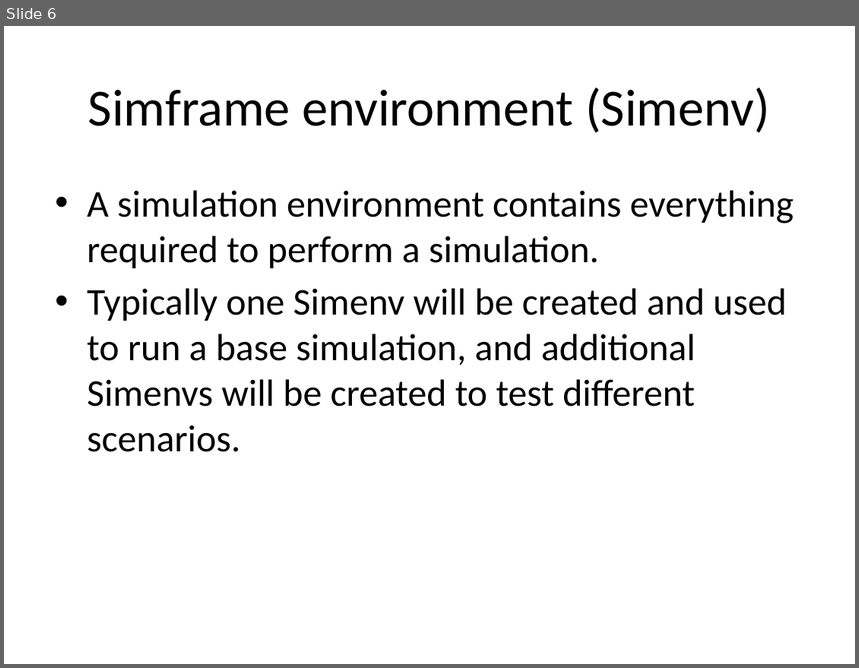
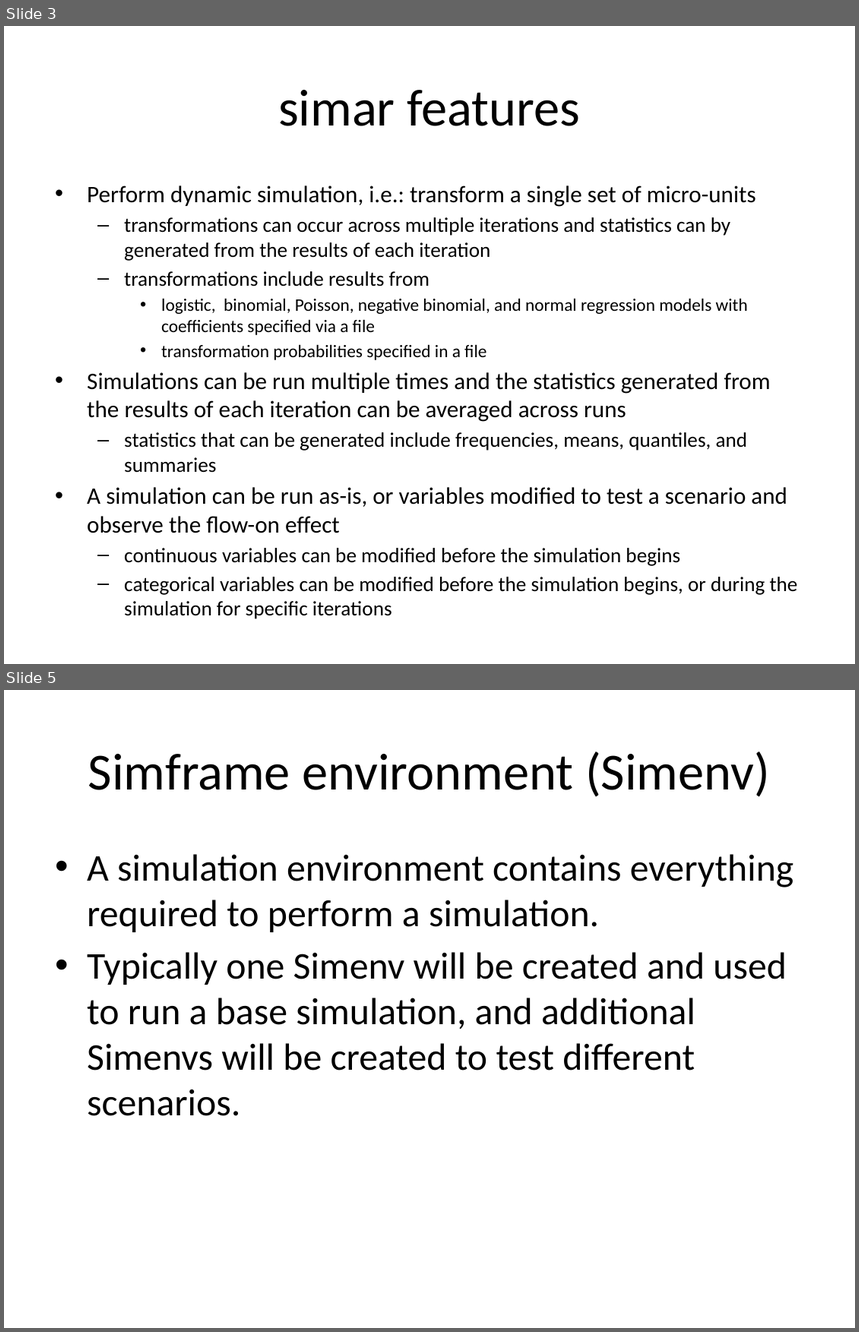
Before and after one commit to compassresearchcentre/simario, a slide deck: docs/Simar overview.pptx. Shown one above the other, each under a label of ours: slide 6 before the commit, slides 3 and 5 after it; the slides between them are not shown. The pictures are 859x668 and 859x1332 pixels, drawn with LibreOffice and Linux fonts; fonts in the diff are those of the drawing. Boxes give left, top, right and bottom in pixels: in the first picture for what was removed or moved away, otherwise in the second. Text is boxed around its words. In the diff, an @@ line names an element or a change of style, - is before the commit and + after.

```diff
--- a/docs/Simar overview.pptx
+++ b/docs/Simar overview.pptx
@@ slide 3 added at box(4, 26, 855, 664), background #FFFFFF @@
@@ title added at box(278, 90, 580, 126), 44 pt, text #000000 @@
+simar features
@@ text added at box(87, 186, 798, 595), 17.5 pt, text #000000 @@
+• Perform dynamic simulation, i.e.: transform a single set of micro-units
+  – transformations can occur across multiple iterations and statistics can by generated from the results of each iteration
+  – transformations include results from
+    • logistic, binomial, Poisson, negative binomial, and normal regression models with coefficients specified via a file
+    • transformation probabilities specified in a file
+• Simulations can be run multiple times and the statistics generated from the results of each iteration can be averaged across runs
+  – statistics that can be generated include frequencies, means, quantiles, and summaries
+• A simulation can be run as-is, or variables modified to test a scenario and observe the flow-on effect
+  – continuous variables can be modified before the simulation begins
+  – categorical variables can be modified before the simulation begins, or during the simulation for specific iterations
@@ what was slide 6 is now slide 5 @@
```
Also in this commit, not shown: 4 slides changed, 3 other slides added, 3 slides removed, 14 other files.
